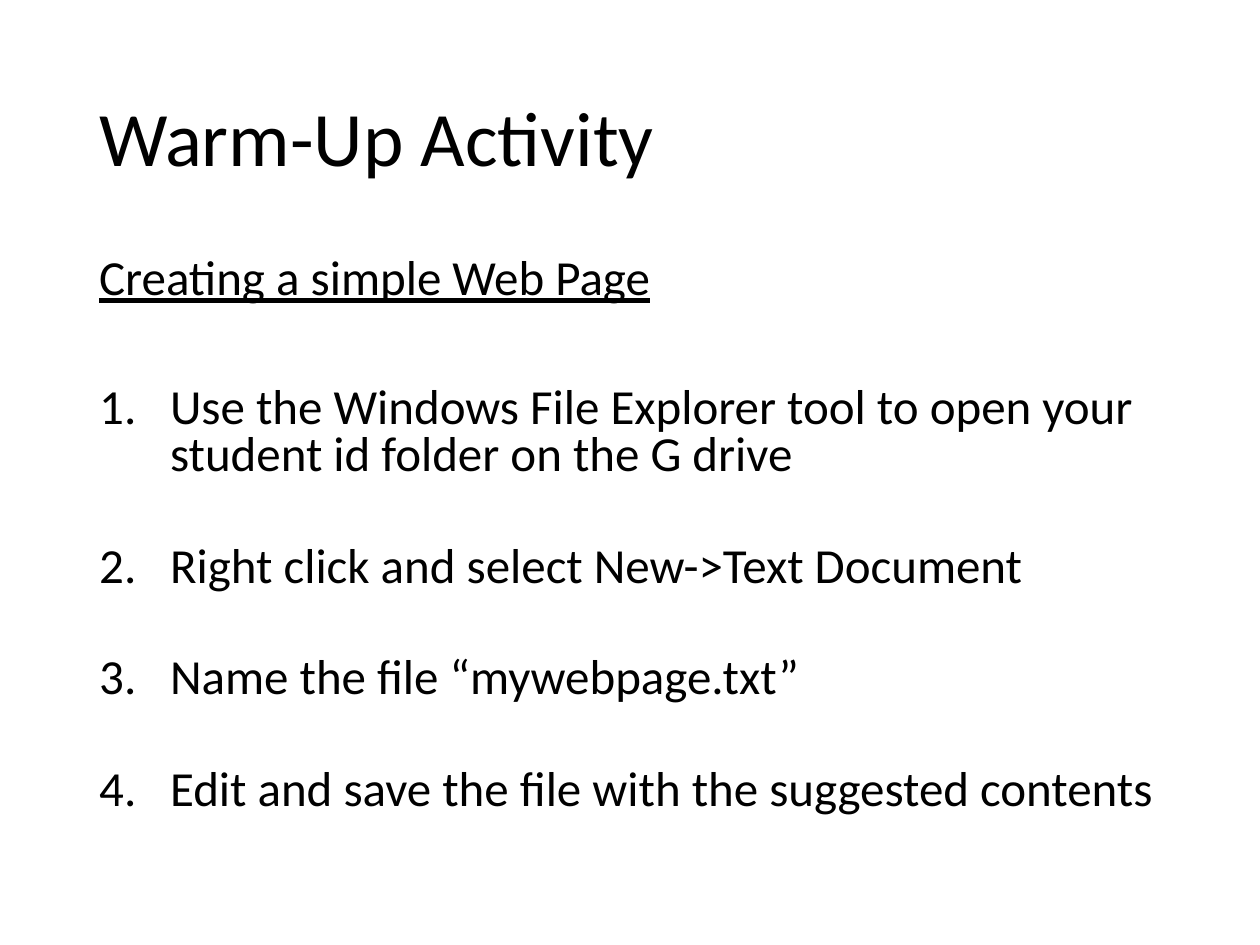
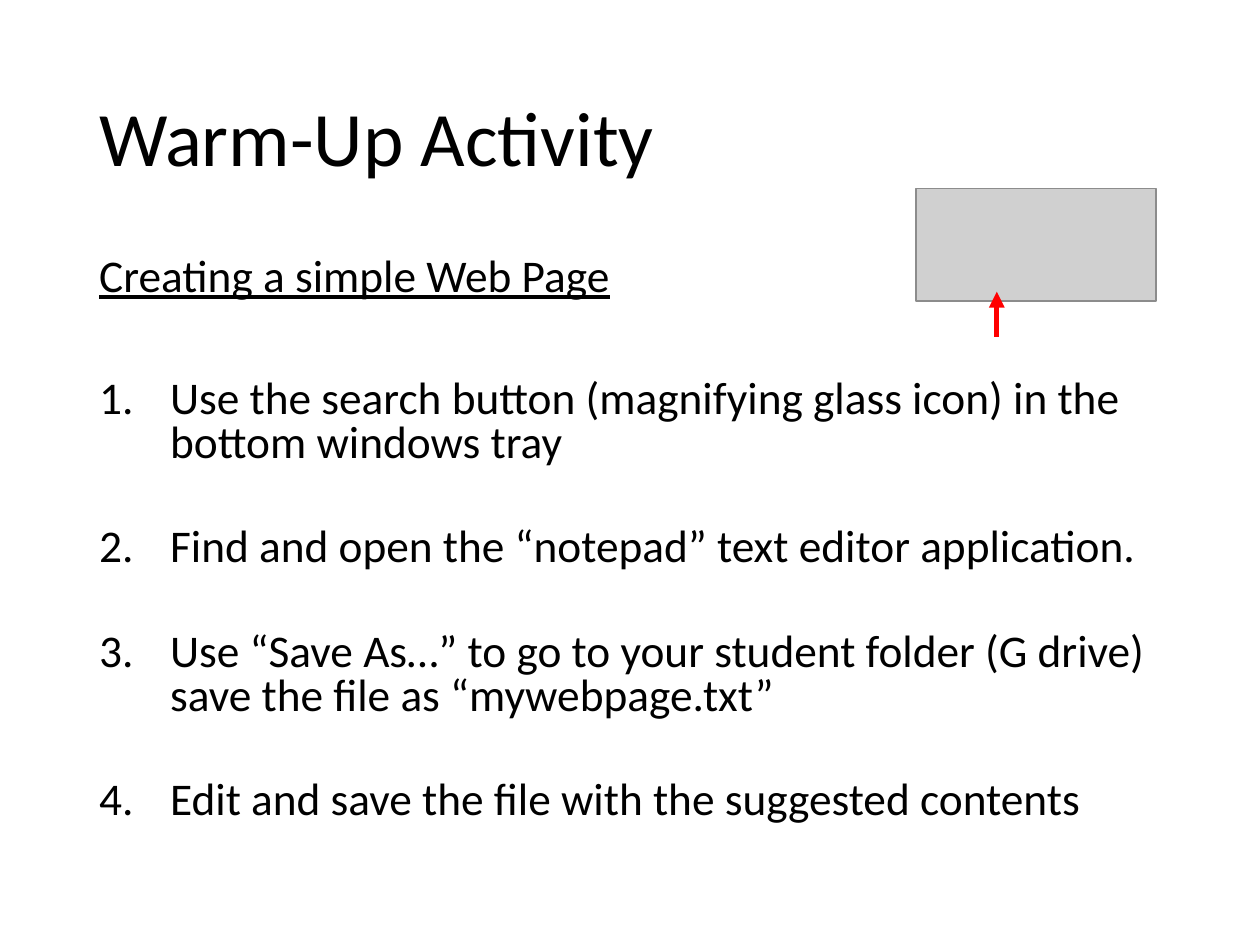
Before and after one commit to Greg5519/ICS3C0, a slide deck: slide 11 of Topic A Computer Systems/A.8 Lesson - World Wide Web.pptx. Drawn at 1260x945 pixels with LibreOffice and Linux fonts; fonts in the diff are those of the drawing; grey boxes stand for pictures. Boxes give left, top, right and bottom in pixels: in the first picture for what was removed or moved away, otherwise in the second. Text is boxed around its words. In the diff, an @@ line names an element or a change of style, - is before the commit and + after.

```diff
--- a/Topic A Computer Systems/A.8 Lesson - World Wide Web.pptx
+++ b/Topic A Computer Systems/A.8 Lesson - World Wide Web.pptx
@@ picture added at (916,188,1157,301) @@
@@ text at (99,260,1080,823): size 28 to 25.9 pt in "Creating a simple Web Page", "Edit and save the file with the ..." @@
@@ arrow added from (997, 336) to (997, 292), #FF0000 3 pt @@
@@ text at (170,381,1144,719): text changed; size 28 to 25.9 pt @@
-1. Use the Windows File Explorer tool to open your student id folder on the G drive
-2. Right click and select New->Text Document
-3. Name the file “mywebpage.txt”
+1. Use the search button (magnifying glass icon) in the bottom windows tray
+2. Find and open the “notepad” text editor application.
+3. Use “Save As…” to go to your student folder (G drive) save the file as “mywebpage.txt”
```
Also in this commit, not shown: 1 other file.
